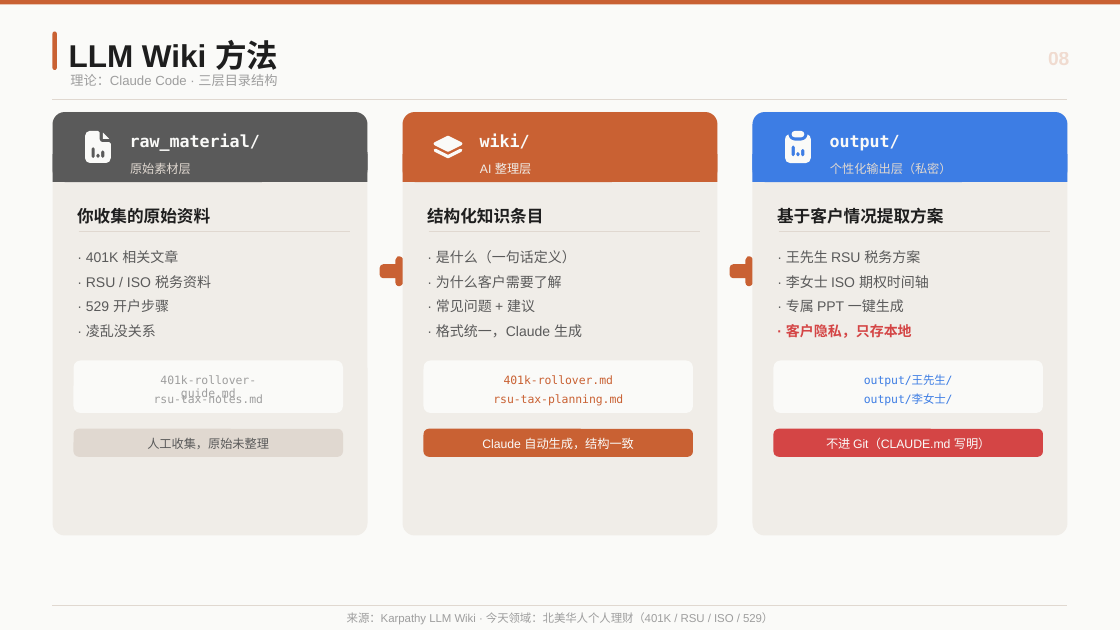
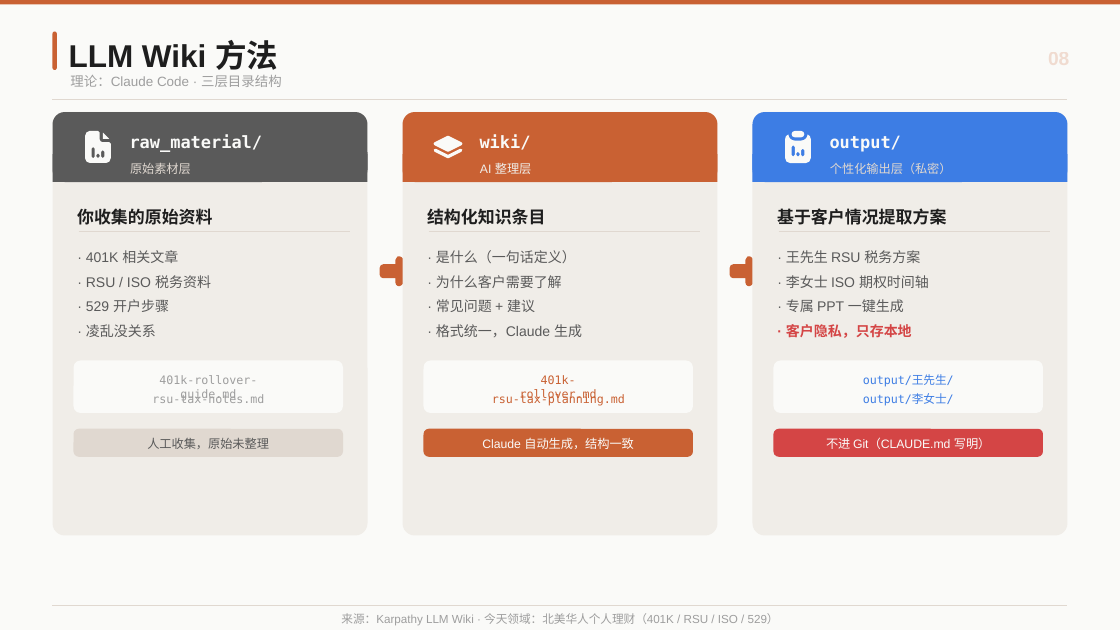
Before and after one commit to austinxyz/course-portal, a slide deck: slide 8 of dl/claude_course_s2.pptx. Drawn at 1120x630 pixels with LibreOffice and Linux fonts; fonts in the diff are those of the drawing. Boxes give left, top, right and bottom in pixels: in the first picture for what was removed or moved away, otherwise in the second. Text is boxed around its words. In the diff, an @@ line names an element or a change of style, - is before the commit and + after.

```diff
--- a/dl/claude_course_s2.pptx
+++ b/dl/claude_course_s2.pptx
@@ text "理论：Claude Code · 三层目录结构" at box(70, 75, 282, 87): size 11.2 to 11.5 pt @@
@@ size 14.2 to 14.5 pt in 5 elements at box(130, 134, 263, 152), box(77, 208, 212, 225), box(427, 208, 546, 225), box(830, 135, 901, 152), box(777, 208, 946, 225) @@
@@ size 9.8 to 10 pt in 7 elements at box(159, 375, 257, 402), box(152, 394, 264, 403), box(520, 375, 597, 402), box(492, 394, 625, 406), box(863, 375, 954, 387), box(863, 394, 954, 406), box(341, 613, 779, 625) @@
```
Also in this commit, not shown: 22 other slides changed, 3 other files.
